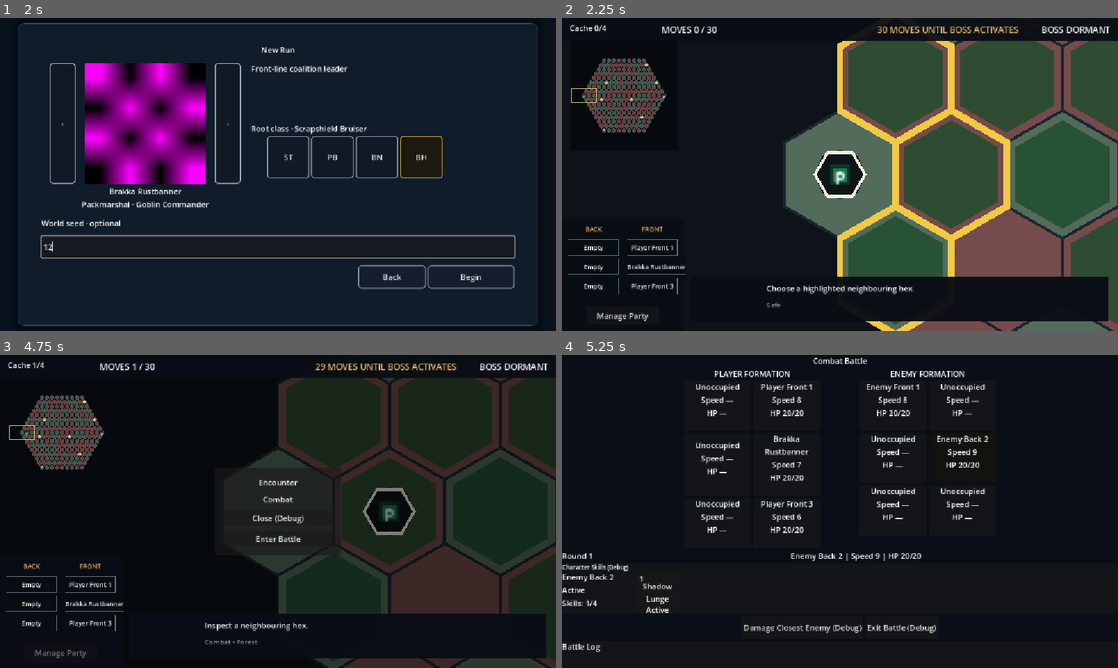
Above: before the commit, frames 1-4 (two rows, left to right).
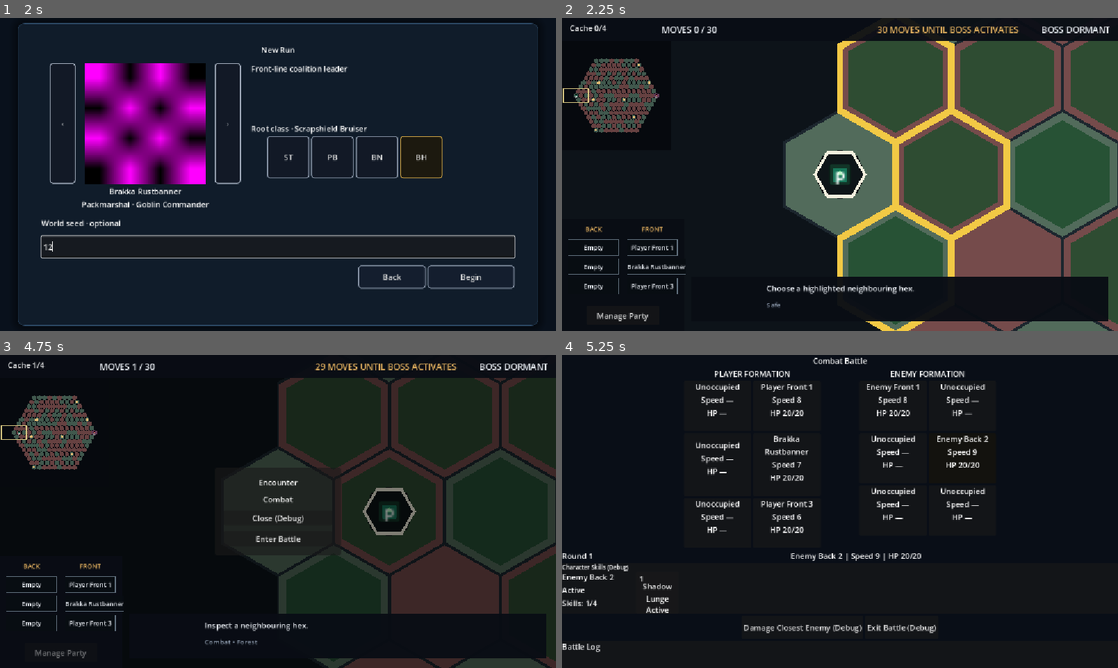
Above: after the commit, the same moments.

Repository: Poostaq/two-dimensional-experiment
Game: Godot game, scene res://Scenes/world_run_start.tscn
Two runs of this game, one before a commit and one after it. Both use one fixed random seed, a clock stepped at 60 frames per second and the inputs below. The engine's default icon, where the game draws it, is replaced by a stand-in: a white triangle on a blue panel in a dark square.
Inputs (mouse positions are in pixels of both pictures, inside the frame that each line leads up to):
- Up to frame 1 (2 s): click "START NEW RUN" at 0.5 s; click (278, 246) at 1.27 s; type "12" at 1.35 s
- Up to frame 2 (2.25 s): click "Begin" at 2 s
- Up to frame 3 (4.75 s): click "Manage Party" at 2.75 s; click "Return to Map" at 3.5 s; tap Enter at 4.25, 4.35 s; move the mouse to (400, 495) at 4.27 s; hold Right from 4.28 s (still down); click (400, 495) at 4.42 s; tap Space at 4.52 s
- Up to frame 4 (5.25 s): release Right at 5 s; click "Enter Battle" at 5 s

Frame 1 is identical in both runs. In frame 2, 2.1% of the frame differs, in the area x 0-19%, y 12-37%; in frame 3, 2.1%; in frame 4, nothing differs.

Commit message:
fix: preserve minimap edge alignment in runtime

Diff:
--- a/Scenes/world_map_runtime.tscn
+++ b/Scenes/world_map_runtime.tscn
@@ -4,7 +4,6 @@
 [ext_resource type="Script" uid="uid://iw0tft40dhmb" path="res://Scripts/WorldMap/world_camera_controller.gd" id="2_wr8mu"]
 [ext_resource type="PackedScene" uid="uid://cs1abrmsf7038" path="res://Scenes/world_map_hud.tscn" id="3_ioilc"]
 [ext_resource type="PackedScene" uid="uid://ry5f32nn4nye" path="res://Scenes/world_minimap.tscn" id="5_8roes"]
-[ext_resource type="Script" uid="uid://by33cv2flal02" path="res://Scripts/UI/world_autosave_failure_overlay.gd" id="6_30kyr"]
 [ext_resource type="PackedScene" uid="uid://b36euxg5lv0i4" path="res://Scenes/world_autosave_failure_overlay.tscn" id="7_6n27o"]
 
 [node name="WorldMapRuntime" type="Node2D" unique_id=861273873]
@@ -41,10 +40,6 @@
 
 [node name="WorldMinimap" parent="UI" unique_id=349734234 instance=ExtResource("5_8roes")]
 unique_name_in_owner = true
-offset_left = 16.0
-offset_top = 48.0
-offset_right = 316.0
-offset_bottom = 348.0
 
 [node name="EncounterHost" type="Node" parent="." unique_id=1732862383]
 
@@ -57,8 +52,5 @@
 [node name="FailureOverlayHost" type="CanvasLayer" parent="." unique_id=2084605563]
 layer = 40
 
-[node name="AutosaveFailureOverlay" type="Control" parent="FailureOverlayHost" unique_id=1589388168 instance=ExtResource("7_6n27o")]
+[node name="AutosaveFailureOverlay" parent="FailureOverlayHost" unique_id=1589388168 instance=ExtResource("7_6n27o")]
 unique_name_in_owner = true
-layout_mode = 3
-anchors_preset = 0
-script = ExtResource("6_30kyr")
--- a/Scenes/world_map_runtime_preview.tscn
+++ b/Scenes/world_map_runtime_preview.tscn
@@ -38,10 +38,6 @@
 
 [node name="WorldMinimap" parent="UI" unique_id=349734234 instance=ExtResource("5_owo7d")]
 unique_name_in_owner = true
-offset_left = 16.0
-offset_top = 48.0
-offset_right = 316.0
-offset_bottom = 348.0
 
 [node name="EncounterHost" type="Node" parent="." unique_id=1732862383]
 
--- a/Tests/WorldMap/test_world_minimap.gd
+++ b/Tests/WorldMap/test_world_minimap.gd
@@ -2,7 +2,7 @@
 extends SceneTree
 
 const SCENE_PATH := "res://Scenes/world_minimap.tscn"
-const EXPECTED_TEST_COUNT := 28
+const EXPECTED_TEST_COUNT := 29
 
 var _failures: Array[String] = []
 var _assertions: int = 0
@@ -78,6 +78,15 @@
 
 	minimap.queue_free()
 	await process_frame
+
+	var runtime_packed := load("res://Scenes/world_map_runtime_preview.tscn") as PackedScene
+	var runtime := runtime_packed.instantiate() as WorldRuntimeController
+	get_root().add_child(runtime)
+	await process_frame
+	await process_frame
+	var composed_minimap := runtime.get_node("%WorldMinimap") as WorldMinimap
+	_expect(is_equal_approx(composed_minimap.get_global_rect().position.x, 0.0), "composed minimap is flush left")
+	runtime.free()
 	_finish()
 
 
